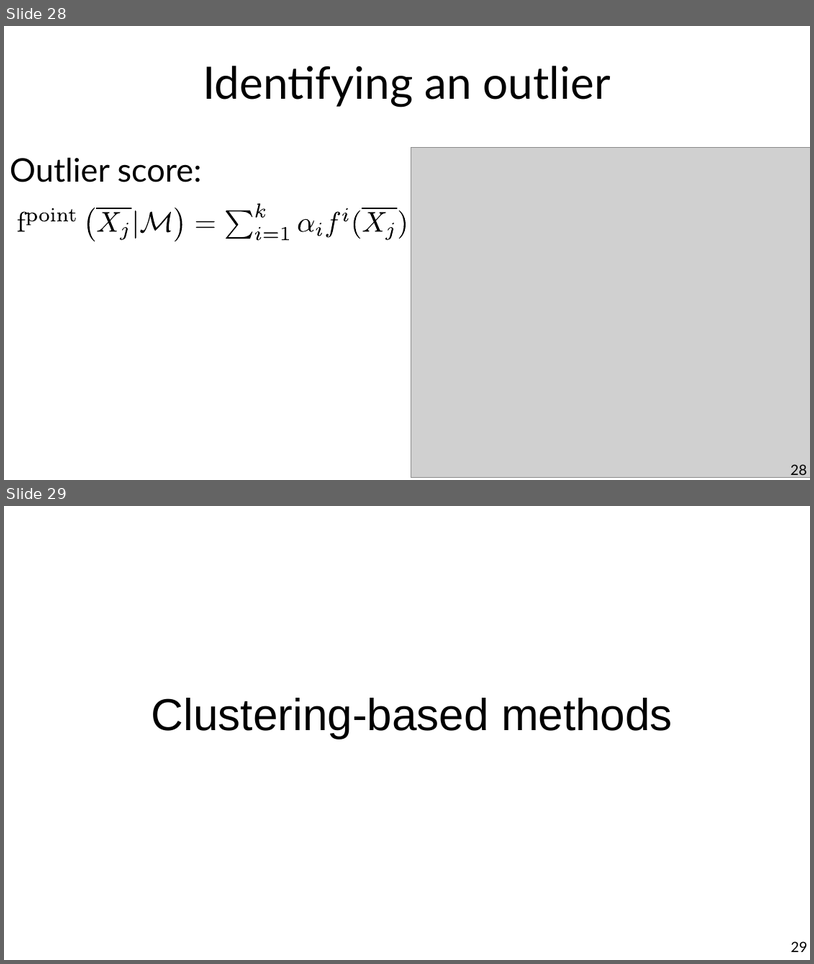
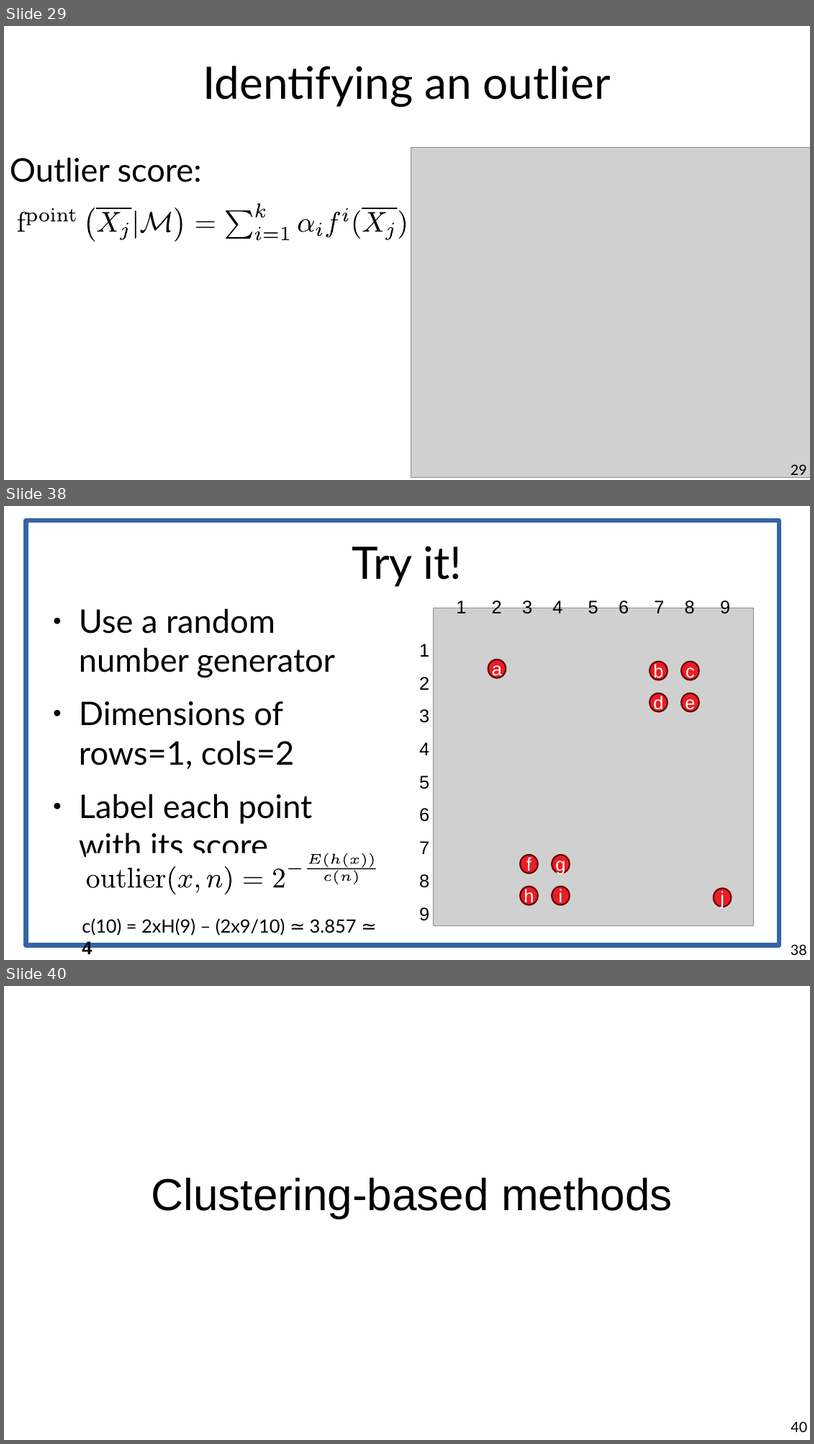
Before and after one commit to marco-calautti/data-mining-course, a slide deck: theory/tt09_outlier_detection.odp. Shown one above the other, each under a label of ours: slides 28 and 29 before the commit, slides 29, 38 and 40 after it; the slides between them are not shown. The pictures are 814x964 and 814x1444 pixels, drawn with LibreOffice and Linux fonts; fonts in the diff are those of the drawing; grey boxes stand for pictures. Boxes give left, top, right and bottom in pixels: in the first picture for what was removed or moved away, otherwise in the second. Text is boxed around its words. In the diff, an @@ line names an element or a change of style, - is before the commit and + after.

```diff
--- a/theory/tt09_outlier_detection.odp
+++ b/theory/tt09_outlier_detection.odp
@@ slide 38 added at (x1=4, y1=506, x2=810, y2=960), background #FFFFFF @@
@@ rectangle added at (x1=26, y1=520, x2=779, y2=945), outline #3465A4 4.51 pt @@
@@ title added at (x1=352, y1=546, x2=462, y2=587), 44 pt, text #000000 @@
+Try it!
@@ text added at (x1=79, y1=608, x2=335, y2=857), 32 pt, text #000000 @@
+● Use a random number generator
+● Dimensions of rows=1, cols=2
+● Label each point with its score
@@ picture added at (x1=434, y1=608, x2=754, y2=925) @@
@@ text added at (x1=456, y1=598, x2=730, y2=614), 18 pt, text #000000 @@
+1 2 3 4 5 6 7 8 9
@@ text added at (x1=419, y1=644, x2=430, y2=921), 18 pt, text #000000 @@
+1 2 3 4 5 6 7 8 9
@@ ellipse added at (x1=489, y1=659, x2=506, y2=678), fill #ED1C24, outline #610506 1.5 pt, 18 pt, text #FFFFFF @@
+a
@@ ellipse added at (x1=650, y1=661, x2=668, y2=680), fill #ED1C24, outline #610506 1.5 pt, 18 pt, text #FFFFFF @@
+b
@@ ellipse added at (x1=682, y1=661, x2=700, y2=680), fill #ED1C24, outline #610506 1.5 pt, 18 pt, text #FFFFFF @@
+c
@@ ellipse added at (x1=650, y1=693, x2=668, y2=712), fill #ED1C24, outline #610506 1.5 pt, 18 pt, text #FFFFFF @@
+d
@@ ellipse added at (x1=682, y1=693, x2=700, y2=712), fill #ED1C24, outline #610506 1.5 pt, 18 pt, text #FFFFFF @@
+e
@@ group added at (x1=86, y1=853, x2=376, y2=895): 28 freeform shapes @@
@@ ellipse added at (x1=521, y1=854, x2=538, y2=872), fill #ED1C24, outline #610506 1.5 pt, 18 pt, text #FFFFFF @@
+f
@@ ellipse added at (x1=552, y1=854, x2=570, y2=872), fill #ED1C24, outline #610506 1.5 pt, 18 pt, text #FFFFFF @@
+g
@@ ellipse added at (x1=521, y1=886, x2=538, y2=905), fill #ED1C24, outline #610506 1.5 pt, 18 pt, text #FFFFFF @@
+h
@@ ellipse added at (x1=552, y1=886, x2=570, y2=905), fill #ED1C24, outline #610506 1.5 pt, 18 pt, text #FFFFFF @@
+i
@@ ellipse added at (x1=714, y1=888, x2=731, y2=906), fill #ED1C24, outline #610506 1.5 pt, 18 pt, text #FFFFFF @@
+j
@@ text added at (x1=82, y1=918, x2=357, y2=958), 18 pt, text #000000 @@
+c(10) = 2xH(9) – (2x9/10) ≃ 3.857 ≃ 4
@@ page number added at (x1=791, y1=944, x2=808, y2=955), 14 pt, text #000000 @@
+38
@@ what was slide 28 is now slide 29 @@
@@ page number at (x1=791, y1=464, x2=808, y2=478): text changed @@
-28
+29
@@ what was slide 29 is now slide 40 @@
@@ page number at (x1=791, y1=1421, x2=808, y2=1432): text changed @@
-29
+40
```
Also in this commit, not shown: 27 slides changed, 13 other slides added, 2 slides removed.
